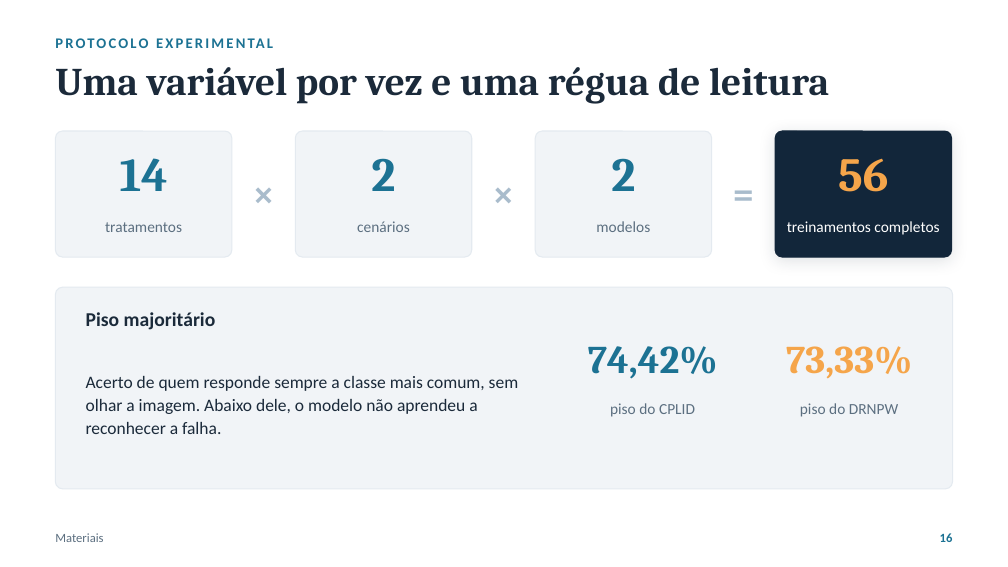
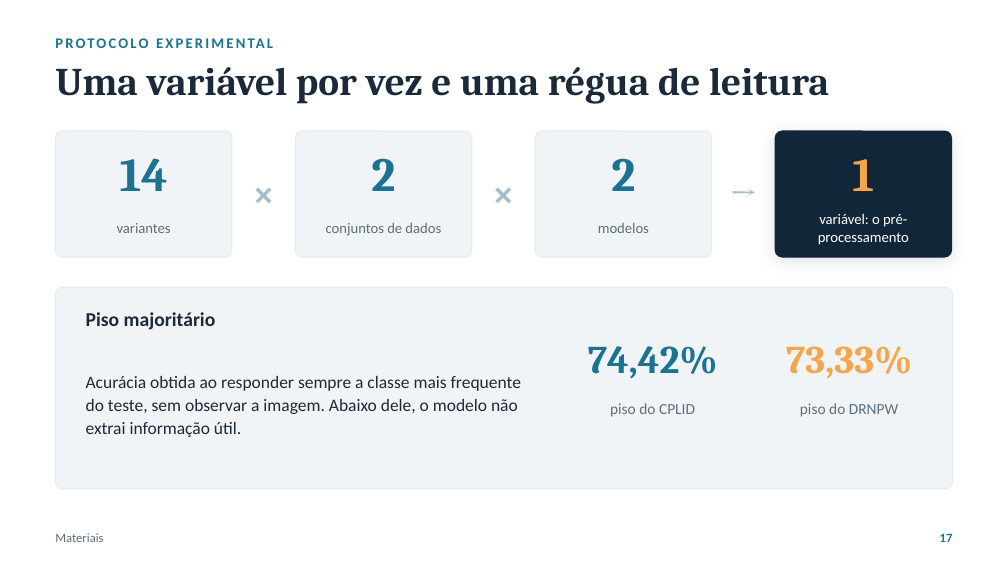
Before and after one commit to luanws/masters-thesis, a slide deck: slide 17 of presentation/defesa.pptx (slide 16 before the commit). Drawn at 1008x567 pixels with LibreOffice and Linux fonts; fonts in the diff are those of the drawing. Boxes give left, top, right and bottom in pixels: in the first picture for what was removed or moved away, otherwise in the second. Text is boxed around its words. In the diff, an @@ line names an element or a change of style, - is before the commit and + after.

```diff
--- a/presentation/defesa.pptx
+++ b/presentation/defesa.pptx
@@ text at bbox=[712, 161, 775, 222]: text changed @@
-=
+→
@@ text at bbox=[852, 159, 874, 191]: text changed @@
-56
+1
@@ text "modelos" at bbox=[598, 223, 649, 233]: size 11 to 10.5 pt @@
@@ text at bbox=[117, 223, 171, 233]: text changed; size 11 to 10.5 pt @@
-tratamentos
+variantes
@@ text at bbox=[326, 223, 441, 236]: text changed; size 11 to 10.5 pt @@
-cenários
+conjuntos de dados
@@ text at bbox=[818, 214, 909, 245]: text changed; size 11 to 10.5 pt @@
-treinamentos completos
+variável: o pré-processamento
@@ text at bbox=[86, 376, 521, 437]: text changed @@
-Acerto de quem responde sempre a classe mais comum, sem olhar a imagem. Abaixo dele, o modelo não aprendeu a reconhecer a falha.
+Acurácia obtida ao responder sempre a classe mais frequente do teste, sem observar a imagem. Abaixo dele, o modelo não extrai informação útil.
@@ text at bbox=[940, 533, 953, 542]: text changed @@
-16
+17
```
Also in this commit, not shown: 19 other slides changed, 6 slides added, 13 slides removed, 3 other files.
